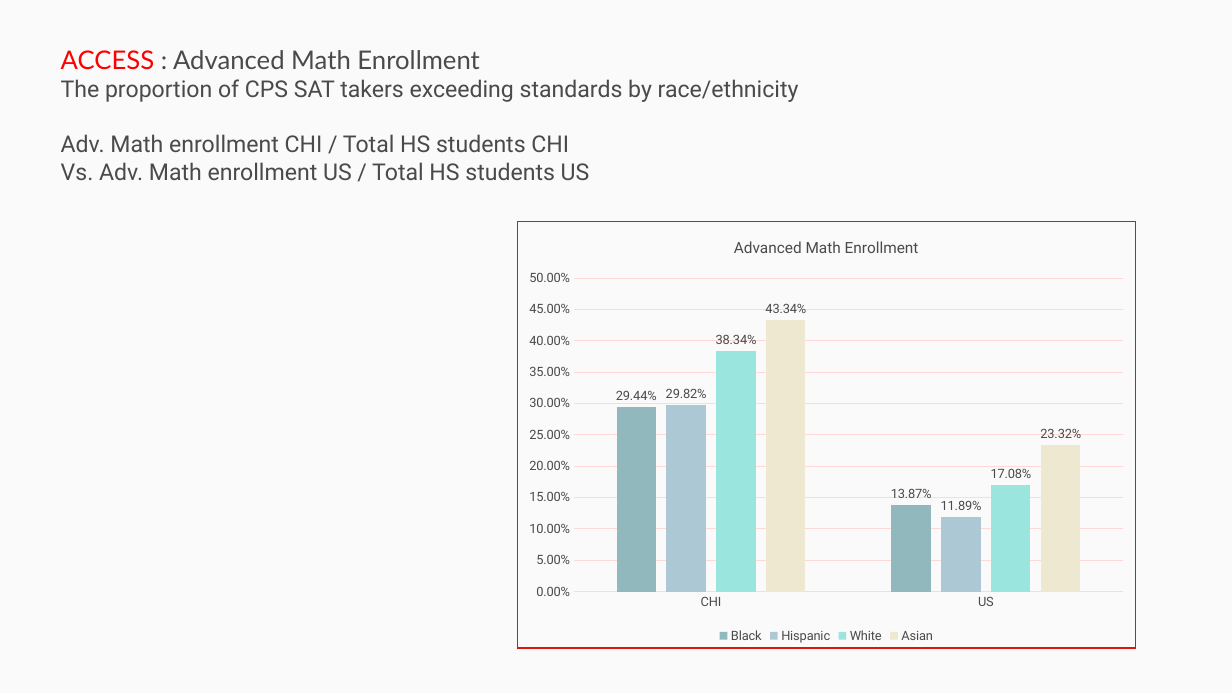
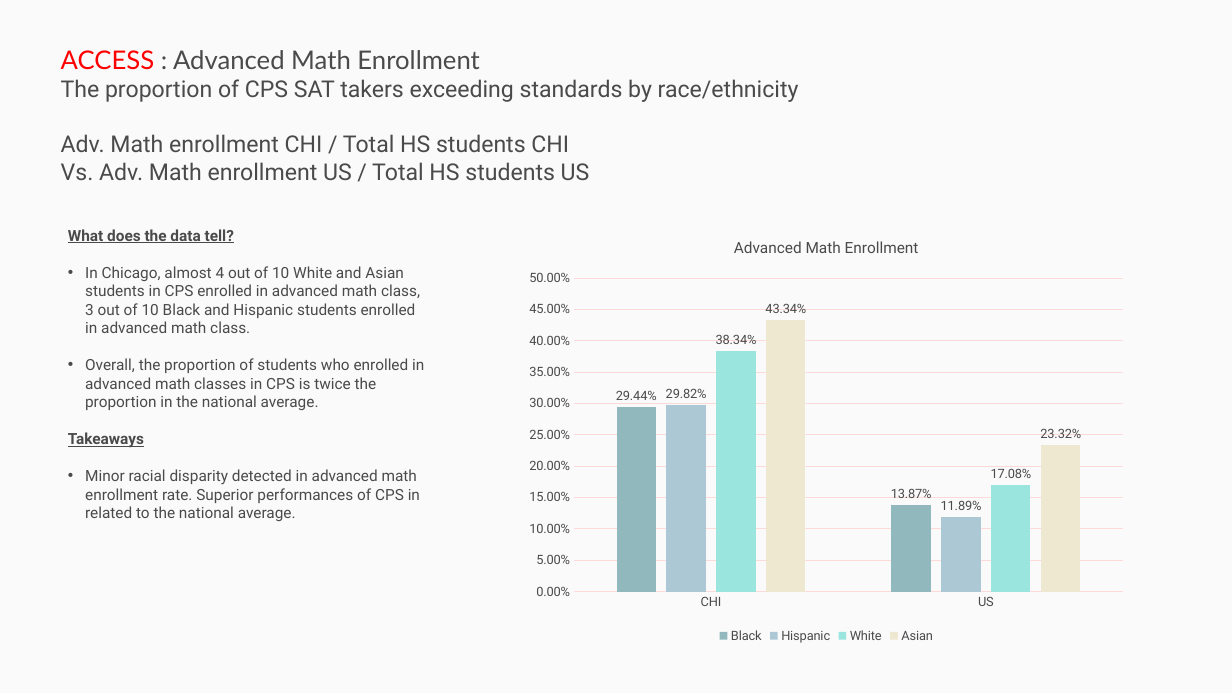
Before and after one commit to p33chicago/P33-DEI-dashboard-project, a slide deck: slide 19 of docs/Deep diving plots.pptx (slide 20 before the commit). Drawn at 1232x693 pixels with LibreOffice and Linux fonts; fonts in the diff are those of the drawing. Boxes give left, top, right and bottom in pixels: in the first picture for what was removed or moved away, otherwise in the second. Text is boxed around its words. In the diff, an @@ line names an element or a change of style, - is before the commit and + after.

```diff
--- a/docs/Deep diving plots.pptx
+++ b/docs/Deep diving plots.pptx
@@ rectangle removed at (0,0,1232,693) @@
@@ text added at (68,229,424,521), 12 pt, text #4A4A4A @@
+What does the data tell?
+• In Chicago, almost 4 out of 10 White and Asian students in CPS enrolled in advanced math class, 3 out of 10 Black and Hispanic students enrolled in advanced math class.
+• Overall, the proportion of students who enrolled in advanced math classes in CPS is twice the proportion in the national average.
+Takeaways
+• Minor racial disparity detected in advanced math enrollment rate. Superior performances of CPS in related to the national average.
@@ rectangle removed at (518,222,1135,649) @@
```
Also in this commit, not shown: 4 other slides changed, 1 slide removed.
